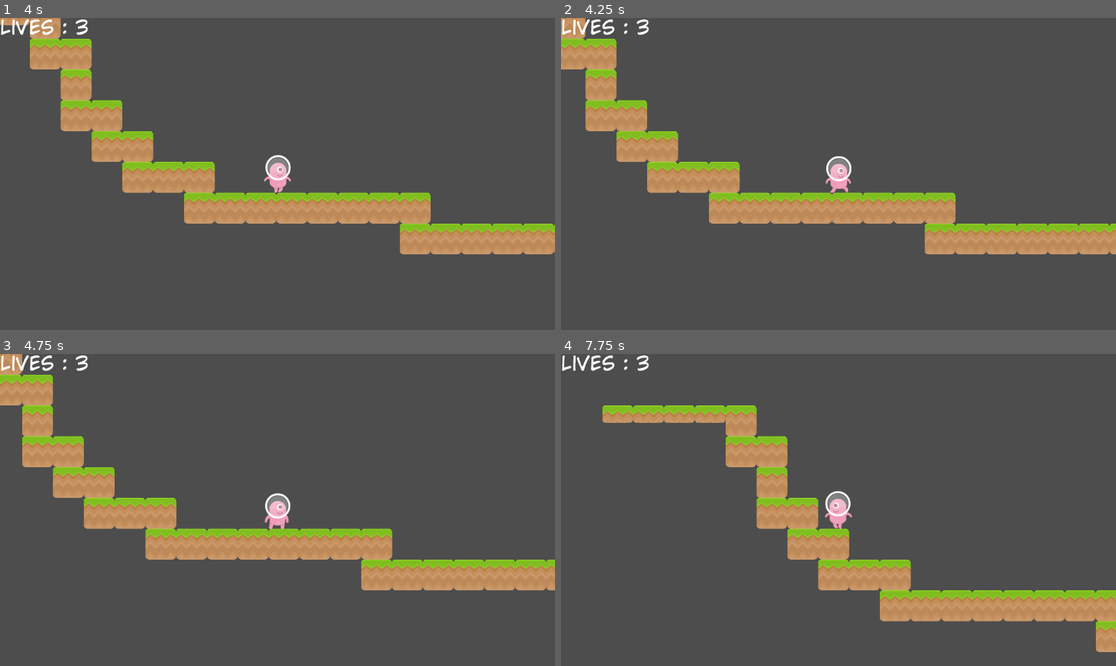
Above: before the commit, frames 1-4 (two rows, left to right).
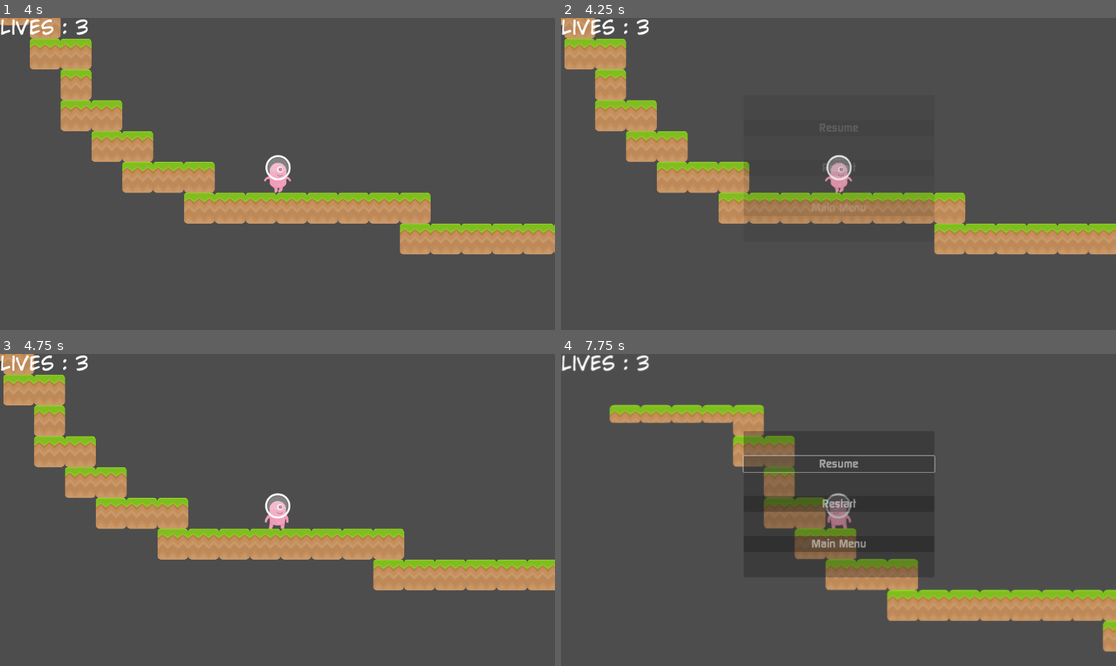
Above: after the commit, the same moments.

Repository: riapis/gamedev-T6
Game: Godot game, scene res://scenes/Level 1.tscn
Same seed, same stepped clock (60 frames per second), same inputs: the game is played once before the commit and once after it. This scene is started directly instead of the project's main scene.
Inputs (mouse positions are in pixels of both pictures, inside the frame that each line leads up to):
- Up to frame 1 (4 s): hold Right (right) 0.53-2.03 s; tap Space (jump) at 0.77, 1.52, 3.02, 3.77 s; hold Left (left) 2.03-2.78 s; tap Enter at 2.75 s; hold Right (right) from 2.78 s (still down)
- Up to frame 2 (4.25 s): keep holding Right (right); tap Escape (pause, bound only after the commit) at 4.15 s
- Up to frame 3 (4.75 s): release Right (right) at 4.25 s; click (277, 463) at 4.25 s, where only the run after the commit has a clickable "Resume"
- Up to frame 4 (7.75 s): tap Space (jump) at 5, 5.27, 6.77, 7.52 s; hold Left (left) 5.03-5.78 s; hold Right (right) 5.78-6.53 s; hold Left (left) from 6.53 s (still down)

Frame 1 is identical in both runs. In frame 2, 4.8% of the frame differs, in the area x 0-100%, y 0-76%; in frame 3, 3.6%; in frame 4, 9.4%, in the area x 0-100%, y 0-96%.

Commit message:
Tutorial 6 done

Diff:
--- /dev/null
+++ b/assets/PauseMenu.gdshader
@@ -0,0 +1,20 @@
+shader_type canvas_item;
+uniform sampler2D SCREEN_TEXTURE: hint_screen_texture, filter_linear_mipmap;
+
+uniform float lod: hint_range(0.0, 5) = 0.0;
+
+void vertex() {
+	// Called for every vertex the material is visible on.
+}
+
+void fragment() {
+	// Called for every pixel the material is visible on.
+	vec4 color = texture(SCREEN_TEXTURE, SCREEN_UV, lod);
+	COLOR = color;
+
+}
+
+//void light() {
+	// Called for every pixel for every light affecting the CanvasItem.
+	// Uncomment to replace the default light processing function with this one.
+//}
--- a/project.godot
+++ b/project.godot
@@ -53,6 +53,11 @@
 , Object(InputEventKey,"resource_local_to_scene":false,"resource_name":"","device":0,"window_id":0,"alt_pressed":false, …(185 unchanged characters)…
 ]
 }
+pause={
+"deadzone": 0.5,
+"events": [Object(InputEventKey,"resource_local_to_scene":false,"resource_name":"","device":-1,"window_id":0,"alt_pressed":false,"shift_pressed":false,"ctrl_pressed":false,"meta_pressed":false,"pressed":false,"keycode":0,"physical_keycode":4194305,"key_label":0,"unicode":0,"location":0,"echo":false,"script":null)
+]
+}
 
 [rendering]
 
--- a/scenes/GameOver.tscn
+++ b/scenes/GameOver.tscn
@@ -1,6 +1,7 @@
-[gd_scene load_steps=2 format=3 uid="uid://d2yhpjouj6qnb"]
+[gd_scene load_steps=3 format=3 uid="uid://d2yhpjouj6qnb"]
 
-[ext_resource type="FontFile" uid="uid://ccq42wgg5nl5n" path="res://assets/Fonts/Raw/MPlantin.ttf" id="1_hypwo"]
+[ext_resource type="FontFile" uid="uid://cth60gqdxo73p" path="res://assets/Fonts/Raw/continuum bold.ttf" id="1_s0lw0"]
+[ext_resource type="Script" path="res://scripts/ChangeScenes.gd" id="2_5gb8i"]
 
 [node name="GameOver" type="ColorRect"]
 anchors_preset = 15
@@ -10,15 +11,33 @@
 grow_vertical = 2
 color = Color(0.57433, 0, 0.165158, 1)
 
-[node name="Label" type="Label" parent="."]
+[node name="VBoxContainer" type="VBoxContainer" parent="."]
 layout_mode = 1
 anchors_preset = 15
 anchor_right = 1.0
 anchor_bottom = 1.0
 grow_horizontal = 2
 grow_vertical = 2
-theme_override_fonts/font = ExtResource("1_hypwo")
+theme_override_constants/separation = 50
+alignment = 1
+
+[node name="Label" type="Label" parent="VBoxContainer"]
+layout_mode = 2
+theme_override_fonts/font = ExtResource("1_s0lw0")
 theme_override_font_sizes/font_size = 120
 text = "Game Over"
 horizontal_alignment = 1
 vertical_alignment = 1
+
+[node name="Button" type="LinkButton" parent="VBoxContainer"]
+layout_mode = 2
+size_flags_horizontal = 4
+size_flags_vertical = 4
+theme_override_fonts/font = ExtResource("1_s0lw0")
+theme_override_font_sizes/font_size = 64
+text = "Main Menu"
+underline = 1
+script = ExtResource("2_5gb8i")
+scene_to_load = "mainmenu"
+
+[connection signal="pressed" from="VBoxContainer/Button" to="VBoxContainer/Button" method="_on_pressed"]
--- a/scenes/Level 1.tscn
+++ b/scenes/Level 1.tscn
@@ -1,10 +1,11 @@
-[gd_scene load_steps=6 format=4 uid="uid://damkuqx1xbloy"]
+[gd_scene load_steps=7 format=4 uid="uid://damkuqx1xbloy"]
 
-[ext_resource type="PackedScene" path="res://scenes/Player.tscn" id="1"]
+[ext_resource type="PackedScene" uid="uid://85605mnuho4r" path="res://scenes/Player.tscn" id="1"]
 [ext_resource type="PackedScene" uid="uid://bls6pqt8flug3" path="res://scenes/tile_map.tscn" id="2_ixamt"]
 [ext_resource type="Texture2D" uid="uid://tpq0ge2lruix" path="res://assets/Familiar Looking Rocket.png" id="3"]
 [ext_resource type="PackedScene" uid="uid://bul5fybv2rytg" path="res://scenes/Area Trigger.tscn" id="4_enfm1"]
 [ext_resource type="PackedScene" uid="uid://dn2wk2l0los1j" path="res://scenes/LiveCounter.tscn" id="5_icvnc"]
+[ext_resource type="PackedScene" uid="uid://v1w620ah6fbc" path="res://scenes/PauseMenu.tscn" id="6_rsvey"]
 
 [node name="Level 1" type="Node2D"]
 
@@ -30,3 +31,5 @@
 [node name="CanvasLayer" type="CanvasLayer" parent="."]
 
 [node name="MarginContainer" parent="CanvasLayer" instance=ExtResource("5_icvnc")]
+
+[node name="PauseMenu" parent="CanvasLayer" instance=ExtResource("6_rsvey")]
--- a/scenes/Level 2.tscn
+++ b/scenes/Level 2.tscn
@@ -1,9 +1,10 @@
-[gd_scene load_steps=5 format=4 uid="uid://djhjj82du0q1c"]
+[gd_scene load_steps=6 format=4 uid="uid://djhjj82du0q1c"]
 
-[ext_resource type="PackedScene" path="res://scenes/Player.tscn" id="1"]
+[ext_resource type="PackedScene" uid="uid://85605mnuho4r" path="res://scenes/Player.tscn" id="1"]
 [ext_resource type="Texture2D" uid="uid://tpq0ge2lruix" path="res://assets/Familiar Looking Rocket.png" id="3"]
 [ext_resource type="PackedScene" uid="uid://bls6pqt8flug3" path="res://scenes/tile_map.tscn" id="3_ucxpt"]
 [ext_resource type="PackedScene" uid="uid://bul5fybv2rytg" path="res://scenes/Area Trigger.tscn" id="4_l54f5"]
+[ext_resource type="PackedScene" uid="uid://dn2wk2l0los1j" path="res://scenes/LiveCounter.tscn" id="5_4tou3"]
 
 [node name="Level 2" type="Node2D"]
 
@@ -25,3 +26,7 @@
 position = Vector2(420, 2439)
 scale = Vector2(10.56, 1)
 sceneName = "Level 2"
+
+[node name="CanvasLayer" type="CanvasLayer" parent="."]
+
+[node name="GUI" parent="CanvasLayer" instance=ExtResource("5_4tou3")]
--- /dev/null
+++ b/scenes/PauseMenu.tscn
@@ -0,0 +1,141 @@
+[gd_scene load_steps=8 format=3 uid="uid://v1w620ah6fbc"]
+
+[ext_resource type="FontFile" uid="uid://cth60gqdxo73p" path="res://assets/Fonts/Raw/continuum bold.ttf" id="1_5hft3"]
+[ext_resource type="Shader" path="res://assets/PauseMenu.gdshader" id="1_d4ofv"]
+[ext_resource type="Script" path="res://scripts/PauseMenu.gd" id="1_xnqrl"]
+
+[sub_resource type="ShaderMaterial" id="ShaderMaterial_w2gyk"]
+shader = ExtResource("1_d4ofv")
+shader_parameter/lod = 0.0
+
+[sub_resource type="Animation" id="Animation_0ira8"]
+length = 0.3
+tracks/0/type = "value"
+tracks/0/imported = false
+tracks/0/enabled = true
+tracks/0/path = NodePath("PanelContainer:modulate")
+tracks/0/interp = 1
+tracks/0/loop_wrap = true
+tracks/0/keys = {
+"times": PackedFloat32Array(0),
+"transitions": PackedFloat32Array(1),
+"update": 0,
+"values": [Color(1, 1, 1, 0)]
+}
+tracks/1/type = "value"
+tracks/1/imported = false
+tracks/1/enabled = true
+tracks/1/path = NodePath("ColorRect:material:shader_parameter/lod")
+tracks/1/interp = 1
+tracks/1/loop_wrap = true
+tracks/1/keys = {
+"times": PackedFloat32Array(0),
+"transitions": PackedFloat32Array(1),
+"update": 0,
+"values": [0.0]
+}
+
+[sub_resource type="Animation" id="Animation_7g2e4"]
+resource_name = "blur"
+length = 0.3
+tracks/0/type = "value"
+tracks/0/imported = false
+tracks/0/enabled = true
+tracks/0/path = NodePath("PanelContainer:modulate")
+tracks/0/interp = 1
+tracks/0/loop_wrap = true
+tracks/0/keys = {
+"times": PackedFloat32Array(0, 0.3),
+"transitions": PackedFloat32Array(1, 1),
+"update": 0,
+"values": [Color(1, 1, 1, 0), Color(1, 1, 1, 1)]
+}
+tracks/1/type = "value"
+tracks/1/imported = false
+tracks/1/enabled = true
+tracks/1/path = NodePath("ColorRect:material:shader_parameter/lod")
+tracks/1/interp = 1
+tracks/1/loop_wrap = true
+tracks/1/keys = {
+"times": PackedFloat32Array(0, 0.3),
+"transitions": PackedFloat32Array(1, 1),
+"update": 0,
+"values": [0.0, 0.661]
+}
+
+[sub_resource type="AnimationLibrary" id="AnimationLibrary_8cxj7"]
+_data = {
+"RESET": SubResource("Animation_0ira8"),
+"blur": SubResource("Animation_7g2e4")
+}
+
+[node name="PauseMenu" type="Control"]
+process_mode = 3
+layout_mode = 3
+anchors_preset = 15
+anchor_right = 1.0
+anchor_bottom = 1.0
+grow_horizontal = 2
+grow_vertical = 2
+script = ExtResource("1_xnqrl")
+
+[node name="ColorRect" type="ColorRect" parent="."]
+material = SubResource("ShaderMaterial_w2gyk")
+layout_mode = 1
+anchors_preset = 15
+anchor_right = 1.0
+anchor_bottom = 1.0
+grow_horizontal = 2
+grow_vertical = 2
+
+[node name="PanelContainer" type="PanelContainer" parent="."]
+modulate = Color(1, 1, 1, 0)
+layout_mode = 1
+anchors_preset = 15
+anchor_right = 1.0
+anchor_bottom = 1.0
+offset_left = 379.0
+offset_top = 160.0
+offset_right = -377.0
+offset_bottom = -184.0
+grow_horizontal = 2
+grow_vertical = 2
+
+[node name="Label" type="Label" parent="PanelContainer"]
+visible = false
+layout_mode = 2
+theme_override_fonts/font = ExtResource("1_5hft3")
+theme_override_font_sizes/font_size = 40
+text = "Paused"
+
+[node name="VBoxContainer" type="VBoxContainer" parent="PanelContainer"]
+layout_mode = 2
+theme_override_constants/separation = 50
+alignment = 1
+
+[node name="Resume" type="Button" parent="PanelContainer/VBoxContainer"]
+layout_mode = 2
+theme_override_fonts/font = ExtResource("1_5hft3")
+theme_override_font_sizes/font_size = 24
+text = "Resume"
+
+[node name="Restart" type="Button" parent="PanelContainer/VBoxContainer"]
+layout_mode = 2
+theme_override_fonts/font = ExtResource("1_5hft3")
+theme_override_font_sizes/font_size = 24
+text = "Restart"
+
+[node name="MainMenu" type="Button" parent="PanelContainer/VBoxContainer"]
+layout_mode = 2
+theme_override_fonts/font = ExtResource("1_5hft3")
+theme_override_font_sizes/font_size = 24
+text = "Main Menu"
+
+[node name="AnimationPlayer" type="AnimationPlayer" parent="."]
+libraries = {
+"": SubResource("AnimationLibrary_8cxj7")
+}
+
+[connection signal="pressed" from="PanelContainer/VBoxContainer/Resume" to="." method="_on_resume_pressed"]
+[connection signal="pressed" from="PanelContainer/VBoxContainer/Restart" to="." method="_on_restart_pressed"]
+[connection signal="pressed" from="PanelContainer/VBoxContainer/MainMenu" to="." method="_on_main_menu_pressed"]
--- a/scenes/Player.tscn
+++ b/scenes/Player.tscn
@@ -1,76 +1,82 @@
-[gd_scene load_steps=7 format=2]
+[gd_scene load_steps=8 format=3 uid="uid://85605mnuho4r"]
 
-[ext_resource path="res://scripts/Player.gd" type="Script" id=1]
-[ext_resource path="res://assets/kenney_platformerpack/Spritesheets/spritesheet_alien.png" type="Texture2D" id=2]
+[ext_resource type="Script" uid="uid://bqim723uicea" path="res://scripts/Player.gd" id="1"]
+[ext_resource type="Texture2D" uid="uid://dwc8dd51xoi1h" path="res://assets/kenney_platformerpack/Spritesheets/spritesheet_alien.png" id="2"]
 
-[sub_resource type="RectangleShape2D" id=1]
-extents = Vector2( 26.462, 38.442 )
+[sub_resource type="RectangleShape2D" id="1"]
+size = Vector2(52.924, 76.884)
 
-[sub_resource type="Animation" id=2]
+[sub_resource type="Animation" id="2"]
 resource_name = "Idle"
 length = 0.2
 tracks/0/type = "value"
+tracks/0/imported = false
+tracks/0/enabled = true
 tracks/0/path = NodePath("Sprite2D:frame")
 tracks/0/interp = 1
 tracks/0/loop_wrap = true
-tracks/0/imported = false
-tracks/0/enabled = true
 tracks/0/keys = {
-"times": PackedFloat32Array( 0 ),
-"transitions": PackedFloat32Array( 1 ),
+"times": PackedFloat32Array(0),
+"transitions": PackedFloat32Array(1),
 "update": 1,
-"values": [ 3 ]
+"values": [3]
 }
 
-[sub_resource type="Animation" id=3]
+[sub_resource type="Animation" id="3"]
 resource_name = "Jump"
 length = 0.2
 tracks/0/type = "value"
+tracks/0/imported = false
+tracks/0/enabled = true
 tracks/0/path = NodePath("Sprite2D:frame")
 tracks/0/interp = 1
 tracks/0/loop_wrap = true
+tracks/0/keys = {
+"times": PackedFloat32Array(0),
+"transitions": PackedFloat32Array(1),
+"update": 1,
+"values": [2]
+}
+
+[sub_resource type="Animation" id="4"]
+length = 0.4
+loop_mode = 1
+tracks/0/type = "value"
 tracks/0/imported = false
 tracks/0/enabled = true
-tracks/0/keys = {
-"times": PackedFloat32Array( 0 ),
-"transitions": PackedFloat32Array( 1 ),
-"update": 1,
-"values": [ 2 ]
-}
-
-[sub_resource type="Animation" id=4]
-length = 0.4
-loop = true
-tracks/0/type = "value"
 tracks/0/path = NodePath("Sprite2D:frame")
 tracks/0/interp = 1
 tracks/0/loop_wrap = true
-tracks/0/imported = false
-tracks/0/enabled = true
 tracks/0/keys = {
-"times": PackedFloat32Array( 0, 0.2 ),
-"transitions": PackedFloat32Array( 1, 1 ),
+"times": PackedFloat32Array(0, 0.2),
+"transitions": PackedFloat32Array(1, 1),
 "update": 1,
-"values": [ 0, 1 ]
+"values": [0, 1]
+}
+
+[sub_resource type="AnimationLibrary" id="AnimationLibrary_m4pnc"]
+_data = {
+&"Idle": SubResource("2"),
+&"Jump": SubResource("3"),
+&"Walk": SubResource("4")
 }
 
 [node name="Player" type="CharacterBody2D"]
-script = ExtResource( 1 )
+script = ExtResource("1")
 
 [node name="CollisionShape2D" type="CollisionShape2D" parent="."]
-shape = SubResource( 1 )
+shape = SubResource("1")
 
 [node name="Sprite2D" type="Sprite2D" parent="."]
-position = Vector2( 0, -25 )
-scale = Vector2( 0.5, 0.5 )
-texture = ExtResource( 2 )
+position = Vector2(0, -25)
+scale = Vector2(0.5, 0.5)
+texture = ExtResource("2")
 hframes = 4
 frame = 2
 
 [node name="Animator" type="AnimationPlayer" parent="."]
-anims/Idle = SubResource( 2 )
-anims/Jump = SubResource( 3 )
-anims/Walk = SubResource( 4 )
+libraries = {
+"": SubResource("AnimationLibrary_m4pnc")
+}
 
 [node name="Camera2D" type="Camera2D" parent="."]
-current = true
--- /dev/null
+++ b/scenes/Stage.tscn
@@ -0,0 +1,69 @@
+[gd_scene load_steps=3 format=3 uid="uid://bpi1wjd1m37a4"]
+
+[ext_resource type="FontFile" uid="uid://cth60gqdxo73p" path="res://assets/Fonts/Raw/continuum bold.ttf" id="1_ohu51"]
+[ext_resource type="Script" path="res://scripts/ChangeScenes.gd" id="2_oyubx"]
+
+[node name="Stage" type="MarginContainer"]
+anchors_preset = 15
+anchor_right = 1.0
+anchor_bottom = 1.0
+grow_horizontal = 2
+grow_vertical = 2
+
+[node name="ColorRect" type="ColorRect" parent="."]
+layout_mode = 2
+color = Color(0, 0.508417, 0, 1)
+
+[node name="VBoxContainer" type="VBoxContainer" parent="ColorRect"]
+layout_mode = 1
+anchors_preset = 15
+anchor_right = 1.0
+anchor_bottom = 1.0
+grow_horizontal = 2
+grow_vertical = 2
+theme_override_constants/separation = 100
+alignment = 1
+
+[node name="HBoxContainer" type="HBoxContainer" parent="ColorRect/VBoxContainer"]
+layout_mode = 2
+theme_override_constants/separation = 50
+alignment = 1
+
+[node name="Level 1" type="LinkButton" parent="ColorRect/VBoxContainer/HBoxContainer"]
+layout_mode = 2
+size_flags_horizontal = 4
+size_flags_vertical = 4
+theme_override_colors/font_hover_color = Color(0.581943, 0.876998, 0.639856, 1)
+theme_override_fonts/font = ExtResource("1_ohu51")
+theme_override_font_sizes/font_size = 40
+text = "Level 1"
+underline = 1
+script = ExtResource("2_oyubx")
+scene_to_load = "Level 1"
+
+[node name="Level 2" type="LinkButton" parent="ColorRect/VBoxContainer/HBoxContainer"]
+layout_mode = 2
+size_flags_horizontal = 4
+size_flags_vertical = 4
+theme_override_colors/font_hover_color = Color(0.465797, 0.879824, 0.833157, 1)
+theme_override_fonts/font = ExtResource("1_ohu51")
+theme_override_font_sizes/font_size = 40
+text = "Level 2"
+underline = 1
+script = ExtResource("2_oyubx")
+scene_to_load = "Level 2"
+
+[node name="Return" type="LinkButton" parent="ColorRect/VBoxContainer"]
+layout_mode = 2
+size_flags_horizontal = 4
+size_flags_vertical = 4
+theme_override_colors/font_hover_color = Color(0.465797, 0.879824, 0.833157, 1)
+theme_override_fonts/font = ExtResource("1_ohu51")
+theme_override_font_sizes/font_size = 40
+text = "Return"
+script = ExtResource("2_oyubx")
+scene_to_load = "mainmenu"
+
+[connection signal="pressed" from="ColorRect/VBoxContainer/HBoxContainer/Level 1" to="ColorRect/VBoxContainer/HBoxContainer/Level 1" method="_on_pressed"]
+[connection signal="pressed" from="ColorRect/VBoxContainer/HBoxContainer/Level 2" to="ColorRect/VBoxContainer/HBoxContainer/Level 2" method="_on_pressed"]
+[connection signal="pressed" from="ColorRect/VBoxContainer/Return" to="ColorRect/VBoxContainer/Return" method="_on_pressed"]
--- a/scenes/Win Screen.tscn
+++ b/scenes/Win Screen.tscn
@@ -1,7 +1,7 @@
-[gd_scene load_steps=2 format=2]
+[gd_scene load_steps=2 format=3 uid="uid://cocgaaxivw78w"]
 
-[ext_resource path="res://assets/Keanu.png" type="Texture2D" id=1]
+[ext_resource type="Texture2D" uid="uid://cebe4q7wt0p7f" path="res://assets/Keanu.png" id="1"]
 
 [node name="Win Screen" type="Sprite2D"]
-position = Vector2( 512.329, 294.151 )
-texture = ExtResource( 1 )
+position = Vector2(512.329, 294.151)
+texture = ExtResource("1")
--- a/scenes/mainmenu.tscn
+++ b/scenes/mainmenu.tscn
@@ -2,7 +2,7 @@
 
 [ext_resource type="FontFile" uid="uid://g0e4g4332ft0" path="res://assets/Fonts/Raw/CC Wild Words Roman.ttf" id="1_jn7ku"]
 [ext_resource type="FontFile" uid="uid://cth60gqdxo73p" path="res://assets/Fonts/Raw/continuum bold.ttf" id="2_i3lcq"]
-[ext_resource type="Script" path="res://scripts/StartGame.gd" id="3_ac6nf"]
+[ext_resource type="Script" path="res://scripts/ChangeScenes.gd" id="3_qe21f"]
 [ext_resource type="Texture2D" uid="uid://dwc8dd51xoi1h" path="res://assets/kenney_platformerpack/Spritesheets/spritesheet_alien.png" id="4_mott5"]
 
 [node name="MarginContainer" type="MarginContainer"]
@@ -42,7 +42,7 @@
 action_mode = 0
 text = "Start Game"
 underline = 1
-script = ExtResource("3_ac6nf")
+script = ExtResource("3_qe21f")
 scene_to_load = "Level 1"
 
 [node name="SelectStage" type="LinkButton" parent="HBoxContainer/VBoxContainer/VBoxContainer"]
@@ -53,6 +53,8 @@
 theme_override_font_sizes/font_size = 36
 text = "Select Stage"
 underline = 1
+script = ExtResource("3_qe21f")
+scene_to_load = "Stage"
 
 [node name="TextureRect" type="TextureRect" parent="HBoxContainer"]
 custom_minimum_size = Vector2(200, 200)
@@ -62,3 +64,4 @@
 stretch_mode = 5
 
 [connection signal="pressed" from="HBoxContainer/VBoxContainer/VBoxContainer/StartGame" to="HBoxContainer/VBoxContainer/VBoxContainer/StartGame" method="_on_pressed"]
+[connection signal="pressed" from="HBoxContainer/VBoxContainer/VBoxContainer/SelectStage" to="HBoxContainer/VBoxContainer/VBoxContainer/SelectStage" method="_on_pressed"]
--- a/scenes/startgame.gd
+++ /dev/null
@@ -1,8 +0,0 @@
-extends LinkButton
-
-
-
-
-
-func _on_pressed() -> void:
-	pass # Replace with function body.
--- /dev/null
+++ b/scripts/PauseMenu.gd
@@ -0,0 +1,34 @@
+extends Control
+
+func _ready():
+	$AnimationPlayer.play("RESET")
+
+
+func resume():
+	get_tree().paused = false
+	$AnimationPlayer.play_backwards("blur")
+
+func pause():
+	get_tree().paused = true
+	$AnimationPlayer.play("blur")
+
+func input():
+	if Input.is_action_just_pressed("pause") and !get_tree().paused:
+		pause()
+	elif Input.is_action_just_pressed("pause") and get_tree().paused:
+		resume()
+
+func _on_resume_pressed():
+	resume()
+
+
+func _on_restart_pressed():
+	resume()
+	get_tree().reload_current_scene()
+
+
+func _on_main_menu_pressed():
+	get_tree().change_scene_to_file("res://scenes/mainmenu.tscn")
+
+func _process(delta):
+	input()
Not shown, added: assets/PauseMenu.gdshader.uid
Binary file added: assets/level1.png
Not shown, added: assets/level1.png.import
Binary file added: assets/level2.png
Not shown, added: assets/level2.png.import
Not shown: 1 places in scenes/Area Trigger.tscn that only renumber resources
Not shown, added: scenes/startgame.gd.uid
Not shown, added: scripts/Area2D.gd.uid
Renamed: scripts/StartGame.gd -> scripts/ChangeScenes.gd
Not shown, added: scripts/Lives.gd.uid
Not shown, added: scripts/Player.gd.uid
Not shown, added: scripts/StartGame.gd.uid
(and 1 more such lines)
